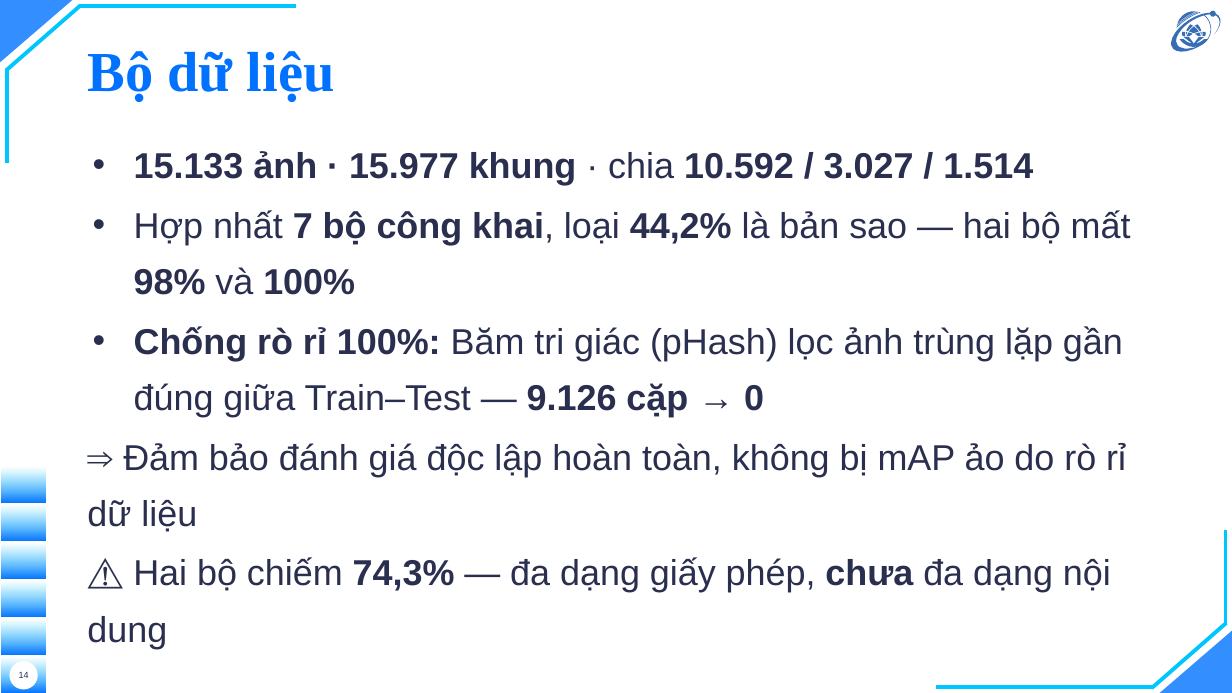
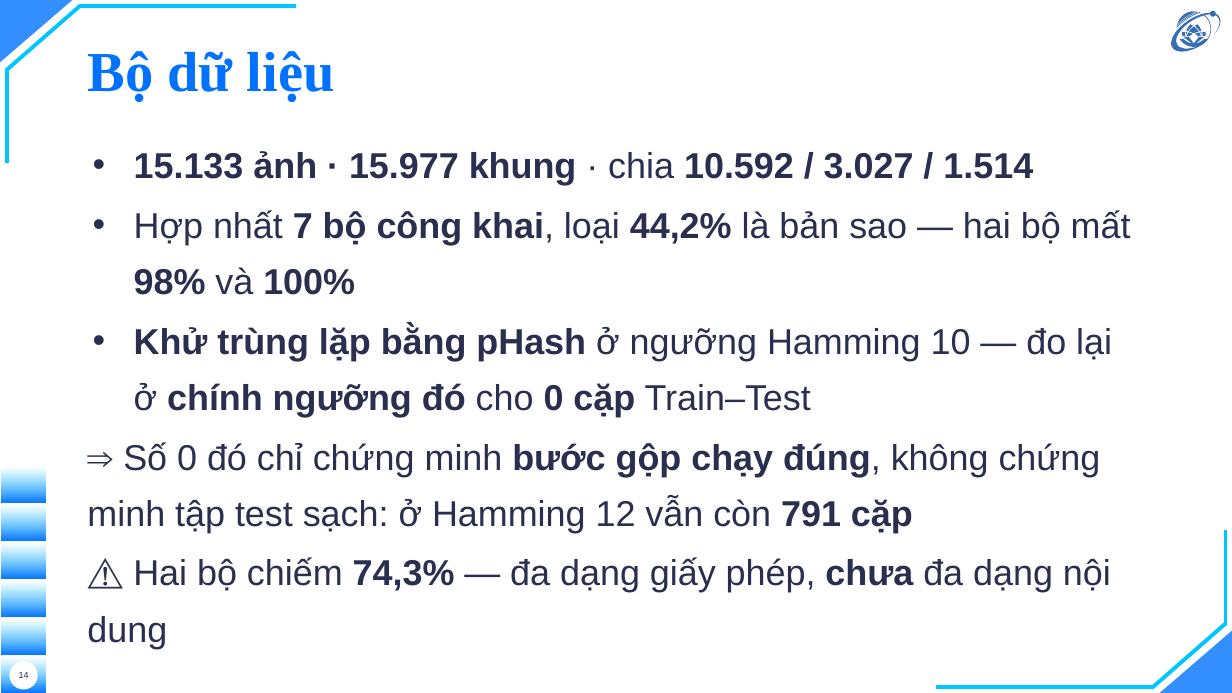
Before and after one commit to hieunguyen2604/alpr-do-an-mon-hoc, a slide deck: slide 14 of docs/slides/slides.pptx. Drawn at 1232x693 pixels with LibreOffice and Linux fonts; fonts in the diff are those of the drawing; background and template pictures are left out. Boxes give left, top, right and bottom in pixels: in the first picture for what was removed or moved away, otherwise in the second. Text is boxed around its words. In the diff, an @@ line names an element or a change of style, - is before the commit and + after.

```diff
--- a/docs/slides/slides.pptx
+++ b/docs/slides/slides.pptx
@@ text at (87, 326, 1112, 533): text changed @@
-• Chống rò rỉ 100%: Băm tri giác (pHash) lọc ảnh trùng lặp gần đúng giữa Train–Test — 9.126 cặp → 0
-⇒ Đảm bảo đánh giá độc lập hoàn toàn, không bị mAP ảo do rò rỉ dữ liệu
+• Khử trùng lặp bằng pHash ở ngưỡng Hamming 10 — đo lại ở chính ngưỡng đó cho 0 cặp Train–Test
+⇒ Số 0 đó chỉ chứng minh bước gộp chạy đúng, không chứng minh tập test sạch: ở Hamming 12 vẫn còn 791 cặp
```
Also in this commit, not shown: 6 other slides changed, 22 other files.
